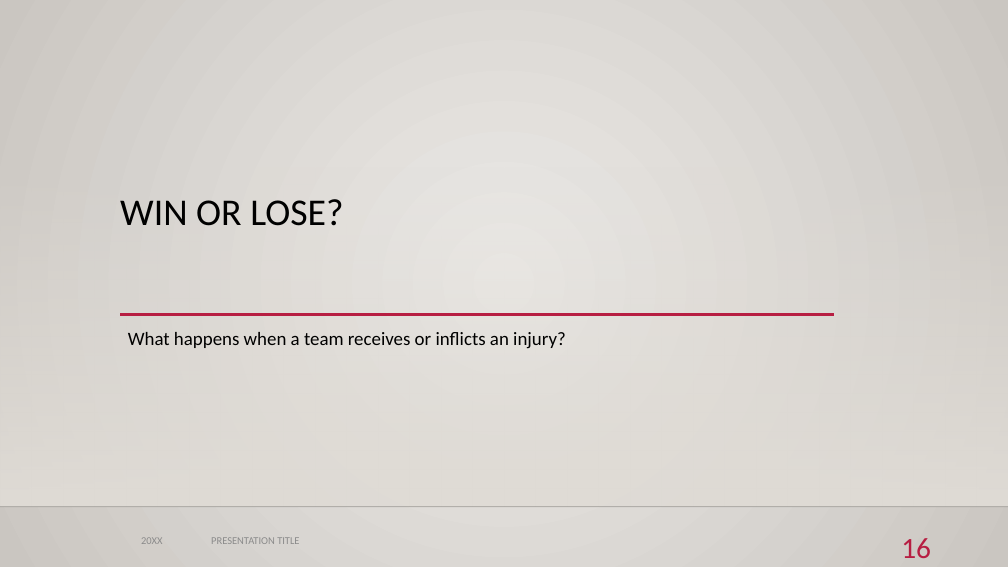
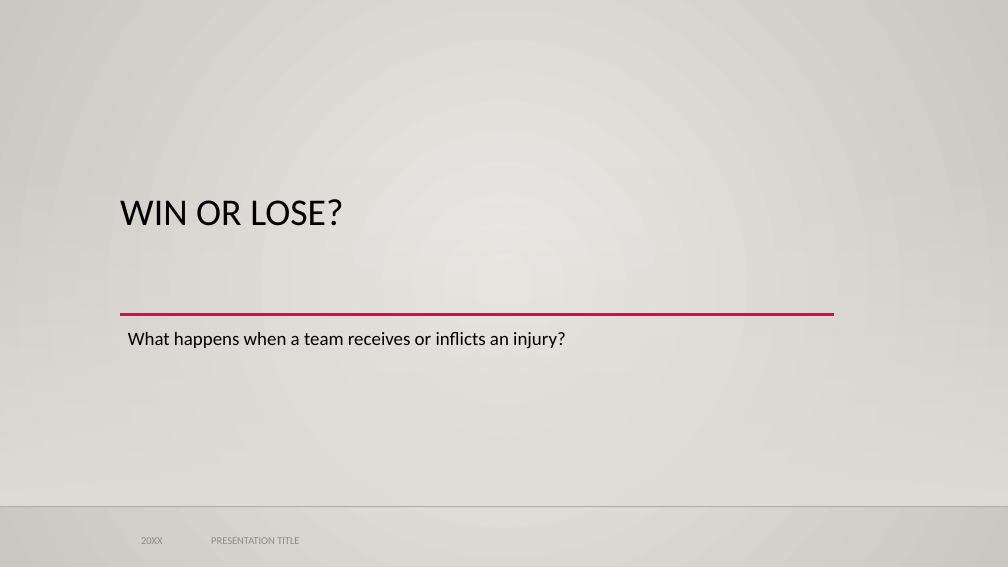
Before and after one commit to DunieCarrasco/nfl_concussion_analysis, a slide deck: slide 16 of NFL_concussion_study_Final.pptx. Drawn at 1008x567 pixels with LibreOffice and Linux fonts; fonts in the diff are those of the drawing; background and template pictures are left out. Boxes give left, top, right and bottom in pixels: in the first picture for what was removed or moved away, otherwise in the second. Text is boxed around its words. In the diff, an @@ line names an element or a change of style, - is before the commit and + after.

```diff
--- a/NFL_concussion_study_Final.pptx
+++ b/NFL_concussion_study_Final.pptx
@@ page number removed at <box>901,538,931,558</box> @@
-16
```
Also in this commit, not shown: 7 other slides changed.
